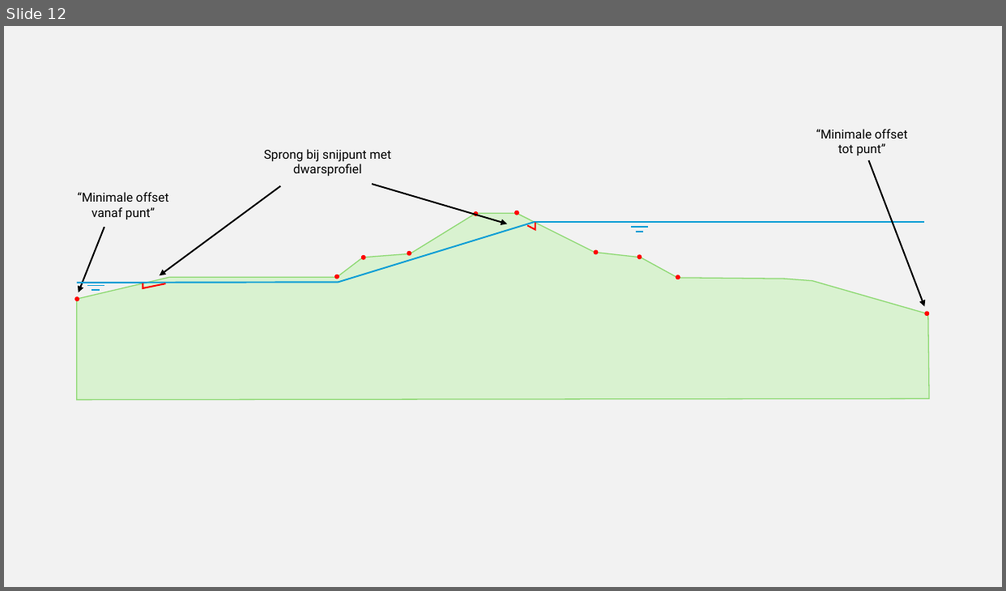
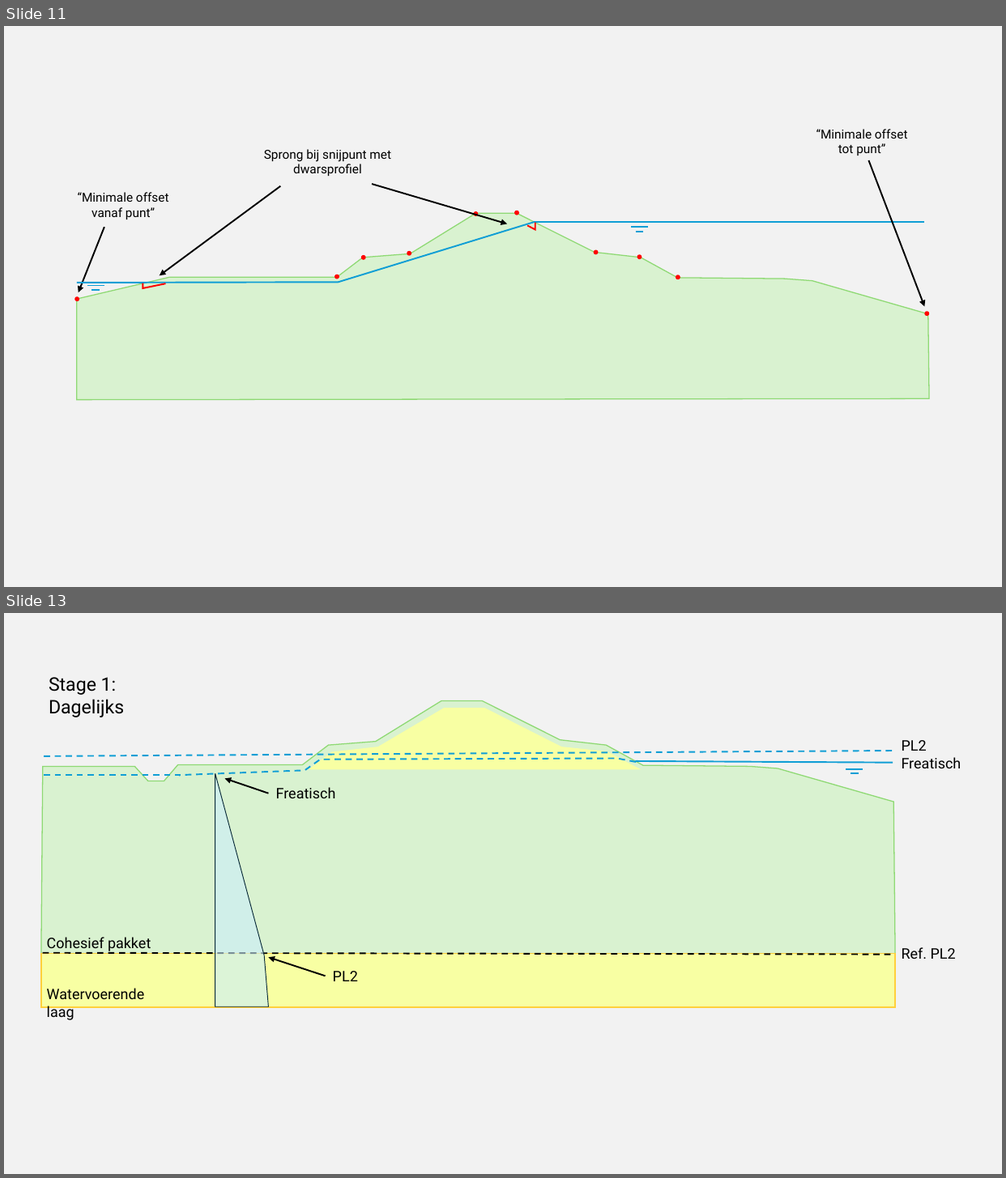
Before and after one commit to scheldestromen/BOLuS, a slide deck: handleiding/Figuren handleiding.pptx. Shown one above the other, each under a label of ours: slide 12 before the commit, slides 11 and 13 after it; the slides between them are not shown. The pictures are 1006x591 and 1006x1178 pixels, drawn with LibreOffice and Linux fonts; fonts in the diff are those of the drawing. Boxes give left, top, right and bottom in pixels: in the first picture for what was removed or moved away, otherwise in the second. Text is boxed around its words. In the diff, an @@ line names an element or a change of style, - is before the commit and + after.

```diff
--- a/handleiding/Figuren handleiding.pptx
+++ b/handleiding/Figuren handleiding.pptx
@@ slide 13 added at box(4, 613, 1002, 1174), background #F2F2F2 @@
@@ text added at box(49, 677, 124, 717), 18 pt, text #000000 @@
+Stage 1: Dagelijks
@@ freeform shape added at box(41, 701, 896, 955), fill #D9F2D0, outline #8ED973 1 pt @@
@@ freeform shape added at box(309, 708, 641, 770), fill #F8FFA3 @@
@@ line added from (44, 756) to (894, 751), #0F9ED5 1.5 pt dashed @@
@@ freeform shape added at box(179, 758, 636, 776), outline #0F9ED5 1.5 pt dashed @@
@@ text added at box(901, 740, 927, 751), 14 pt, text #000000 @@
+PL2
@@ text added at box(901, 757, 961, 769), 14 pt, text #000000 @@
+Freatisch
@@ line added from (44, 775) to (180, 775), #0F9ED5 1.5 pt dashed @@
@@ freeform shape added at box(215, 774, 268, 1007), fill #CAEEFB at 60% opacity, outline #092A39 0.75 pt @@
@@ arrow added from (268, 794) to (225, 778), #000000 1.5 pt @@
@@ line added from (635, 761) to (893, 763), #0F9ED5 1.5 pt @@
@@ line added from (846, 769) to (863, 769), #0F9ED5 1.5 pt @@
@@ line added from (850, 774) to (859, 774), #0F9ED5 1.5 pt @@
@@ text added at box(276, 787, 336, 798), 14 pt, text #000000 @@
+Freatisch
@@ text added at box(47, 937, 151, 952), 14 pt, text #000000 @@
+Cohesief pakket
@@ text added at box(901, 948, 956, 959), 14 pt, text #000000 @@
+Ref. PL2
@@ rectangle added at box(41, 954, 896, 1007), fill #F8FFA3, outline #FFD03B 1 pt @@
@@ line added from (42, 953) to (896, 954), #000000 1.5 pt dashed @@
@@ arrow added from (325, 976) to (268, 957), #000000 1.5 pt @@
@@ text added at box(333, 971, 358, 982), 14 pt, text #000000 @@
+PL2
@@ text added at box(47, 988, 145, 1021), 14 pt, text #000000 @@
+Watervoerende laag
@@ what was slide 12 is now slide 11 @@
```
Also in this commit, not shown: 1 slide changed, 20 other slides added, 13 slides removed, 7 other files.
